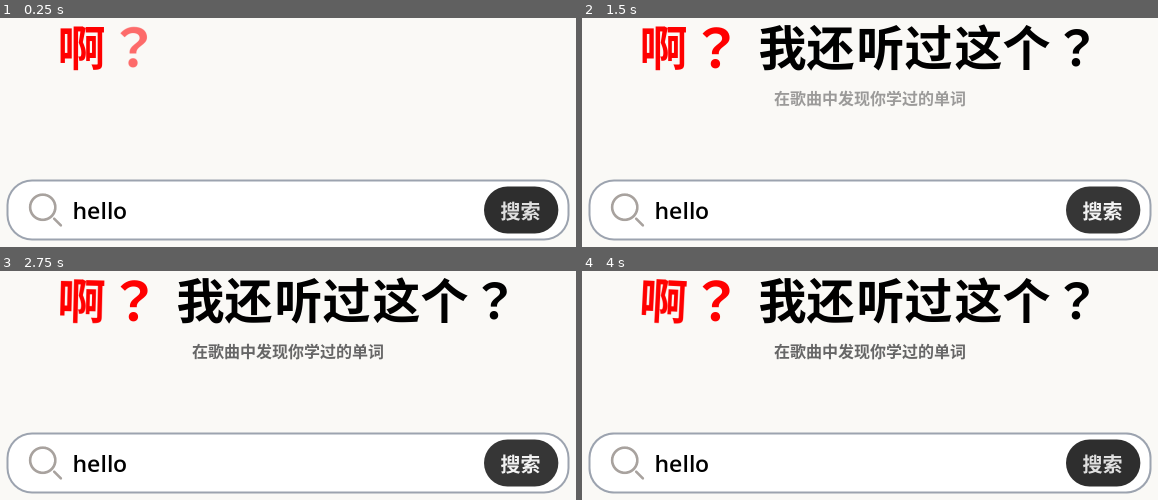
Above: before the commit, frames 1-4 (two rows, left to right).
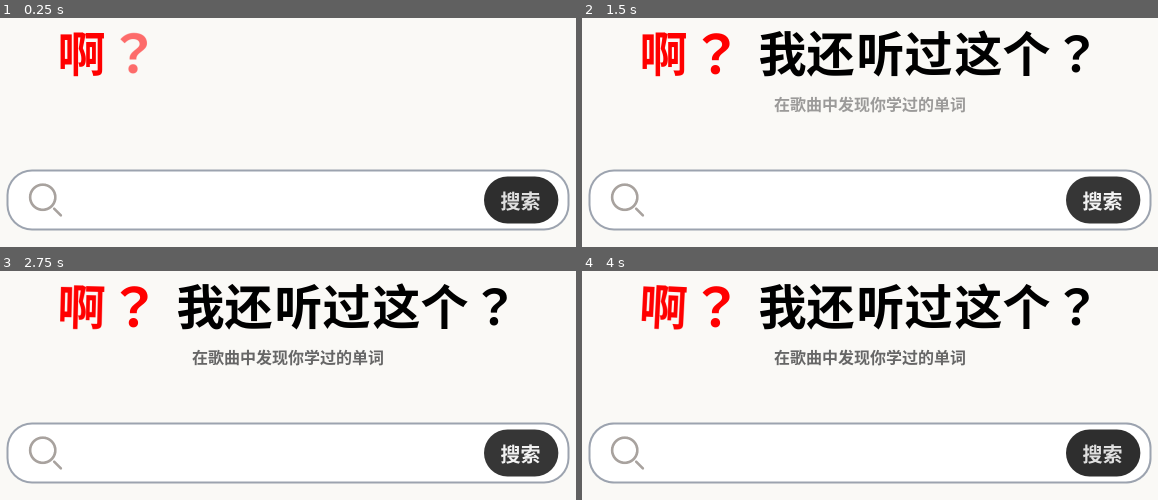
Above: after the commit, the same moments.

Repository: xingguix/wait-ive-heard-this
Game: Godot game, scene res://main.tscn
Same seed, same stepped clock (60 frames per second), same inputs: the game is played once before the commit and once after it.
Inputs (mouse positions are in pixels of both pictures, inside the frame that each line leads up to):
- Up to frame 1 (0.25 s): no input
- Up to frame 2 (1.5 s): click "搜索" at 0.5 s; click "搜索" at 1.25 s
- Up to frame 3 (2.75 s): click "搜索" at 2 s
- Up to frame 4 (4 s): click (870, 458) at 2.75 s; tap Enter at 3.5 s

The runs differ from the first frame. In frame 1, 8.6% of the frame differs, in the area x 1-99%, y 3-98%; in frame 2, 16%; in frame 3, 16%; in frame 4, 17%, in the area x 1-99%, y 2-98%.

Commit message:
Wrap title and search UI in ScrollContainer
Reparent the title and search UI into a new ScrollContainer > VBoxContainer > TitleAndSearchBox hierarchy to make the header scrollable. Added Placeholder and adjusted layout modes, anchors, size_flags, minimum sizes and offsets for the moved nodes (TitleVBox, TitleHBox, labels, SearchBox, TextureRect, Button). Removed the SearchBox default text and updated the signal connection paths to the new node locations.

Diff:
--- a/main.tscn
+++ b/main.tscn
@@ -79,57 +79,78 @@
 theme_override_styles/focus = SubResource("StyleBoxEmpty_lquwl")
 metadata/_edit_lock_ = true
 
-[node name="TitleVBox" type="VBoxContainer" parent="." unique_id=938291940]
+[node name="ScrollContainer" type="ScrollContainer" parent="." unique_id=2064366345]
+layout_mode = 1
+anchors_preset = 15
+anchor_right = 1.0
+anchor_bottom = 1.0
+grow_horizontal = 2
+grow_vertical = 2
+
+[node name="VBoxContainer" type="VBoxContainer" parent="ScrollContainer" unique_id=1398075887]
+layout_mode = 2
+size_flags_horizontal = 3
+size_flags_vertical = 3
+
+[node name="Placeholder" type="Control" parent="ScrollContainer/VBoxContainer" unique_id=1443505082]
+custom_minimum_size = Vector2(0, 100)
+layout_mode = 2
+
+[node name="TitleAndSearchBox" type="Control" parent="ScrollContainer/VBoxContainer" unique_id=2017928970]
+custom_minimum_size = Vector2(0, 450)
+layout_mode = 2
+
+[node name="TitleVBox" type="VBoxContainer" parent="ScrollContainer/VBoxContainer/TitleAndSearchBox" unique_id=938291940]
 layout_mode = 0
-offset_top = 100.0
+offset_top = 8.0
 offset_right = 1600.0
-offset_bottom = 295.0
+offset_bottom = 203.0
 alignment = 1
 script = ExtResource("2_h2yge")
 
-[node name="TitleHBox" type="HBoxContainer" parent="TitleVBox" unique_id=1910254666]
+[node name="TitleHBox" type="HBoxContainer" parent="ScrollContainer/VBoxContainer/TitleAndSearchBox/TitleVBox" unique_id=1910254666]
 layout_mode = 2
 alignment = 1
 script = ExtResource("2_0xm2m")
 
-[node name="啊" type="Label" parent="TitleVBox/TitleHBox" unique_id=634512641]
+[node name="啊" type="Label" parent="ScrollContainer/VBoxContainer/TitleAndSearchBox/TitleVBox/TitleHBox" unique_id=634512641]
 layout_mode = 2
 theme_override_colors/font_color = Color(1, 0, 0, 1)
 theme_override_font_sizes/font_size = 96
 text = "啊"
 script = ExtResource("4_1bvp3")
 
-[node name="问号Red" type="Label" parent="TitleVBox/TitleHBox" unique_id=1333914937]
+[node name="问号Red" type="Label" parent="ScrollContainer/VBoxContainer/TitleAndSearchBox/TitleVBox/TitleHBox" unique_id=1333914937]
 layout_mode = 2
 theme_override_colors/font_color = Color(1, 0, 0, 1)
 theme_override_font_sizes/font_size = 106
 text = "？ "
 
-[node name="我还" type="Label" parent="TitleVBox/TitleHBox" unique_id=765756979]
+[node name="我还" type="Label" parent="ScrollContainer/VBoxContainer/TitleAndSearchBox/TitleVBox/TitleHBox" unique_id=765756979]
 layout_mode = 2
 theme_override_colors/font_color = Color(0, 0, 0, 1)
 theme_override_font_sizes/font_size = 96
 text = "我还"
 
-[node name="听过" type="Label" parent="TitleVBox/TitleHBox" unique_id=1854720514]
+[node name="听过" type="Label" parent="ScrollContainer/VBoxContainer/TitleAndSearchBox/TitleVBox/TitleHBox" unique_id=1854720514]
 layout_mode = 2
 theme_override_colors/font_color = Color(0, 0, 0, 1)
 theme_override_font_sizes/font_size = 96
 text = "听过"
 
-[node name="这个" type="Label" parent="TitleVBox/TitleHBox" unique_id=91641805]
+[node name="这个" type="Label" parent="ScrollContainer/VBoxContainer/TitleAndSearchBox/TitleVBox/TitleHBox" unique_id=91641805]
 layout_mode = 2
 theme_override_colors/font_color = Color(0, 0, 0, 1)
 theme_override_font_sizes/font_size = 96
 text = "这个"
 
-[node name="问号Black" type="Label" parent="TitleVBox/TitleHBox" unique_id=1758104425]
+[node name="问号Black" type="Label" parent="ScrollContainer/VBoxContainer/TitleAndSearchBox/TitleVBox/TitleHBox" unique_id=1758104425]
 layout_mode = 2
 theme_override_colors/font_color = Color(0, 0, 0, 1)
 theme_override_font_sizes/font_size = 96
 text = "？"
 
-[node name="在歌曲中" type="Label" parent="TitleVBox" unique_id=2129481661]
+[node name="在歌曲中" type="Label" parent="ScrollContainer/VBoxContainer/TitleAndSearchBox/TitleVBox" unique_id=2129481661]
 layout_mode = 2
 theme_override_colors/font_color = Color(0.4, 0.4, 0.4, 1)
 theme_override_font_sizes/font_size = 32
@@ -137,16 +158,16 @@
 horizontal_alignment = 1
 vertical_alignment = 1
 
-[node name="SearchBox" type="LineEdit" parent="." unique_id=572458865]
+[node name="SearchBox" type="LineEdit" parent="ScrollContainer/VBoxContainer/TitleAndSearchBox" unique_id=572458865]
 layout_mode = 1
 anchors_preset = 14
 anchor_top = 0.5
 anchor_right = 1.0
 anchor_bottom = 0.5
 offset_left = 237.0
-offset_top = -53.0
+offset_top = 98.0
 offset_right = -237.0
-offset_bottom = 69.0
+offset_bottom = 220.0
 grow_horizontal = 2
 grow_vertical = 2
 theme_override_colors/font_color = Color(0, 0, 0, 1)
@@ -154,10 +175,9 @@
 theme_override_font_sizes/font_size = 46
 theme_override_styles/normal = SubResource("StyleBoxFlat_1bvp3")
 theme_override_styles/focus = SubResource("StyleBoxFlat_1bvp3")
-text = "hello"
 script = ExtResource("5_7mycd")
 
-[node name="TextureRect" type="TextureRect" parent="SearchBox" unique_id=1162499073]
+[node name="TextureRect" type="TextureRect" parent="ScrollContainer/VBoxContainer/TitleAndSearchBox/SearchBox" unique_id=1162499073]
 layout_mode = 1
 anchors_preset = 9
 anchor_bottom = 1.0
@@ -170,7 +190,7 @@
 expand_mode = 3
 stretch_mode = 5
 
-[node name="Button" type="Button" parent="SearchBox" unique_id=1062035100]
+[node name="Button" type="Button" parent="ScrollContainer/VBoxContainer/TitleAndSearchBox/SearchBox" unique_id=1062035100]
 layout_mode = 1
 anchors_preset = 11
 anchor_left = 1.0
@@ -188,5 +208,5 @@
 theme_override_styles/hover = SubResource("StyleBoxFlat_272bh")
 text = "搜索"
 
-[connection signal="text_submitted" from="SearchBox" to="SearchBox" method="_on_text_submitted"]
-[connection signal="pressed" from="SearchBox/Button" to="SearchBox" method="_on_button_pressed"]
+[connection signal="text_submitted" from="ScrollContainer/VBoxContainer/TitleAndSearchBox/SearchBox" to="ScrollContainer/VBoxContainer/TitleAndSearchBox/SearchBox" method="_on_text_submitted"]
+[connection signal="pressed" from="ScrollContainer/VBoxContainer/TitleAndSearchBox/SearchBox/Button" to="ScrollContainer/VBoxContainer/TitleAndSearchBox/SearchBox" method="_on_button_pressed"]
